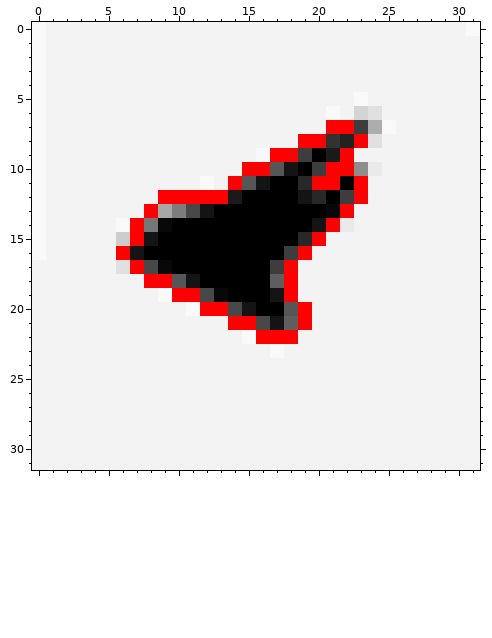
Edited in one commit: pixel-art sprite (Output/dinics.png). The first picture shows the starting point.
The file is 32x32 pixels. Colours within 5 levels of each other are drawn and written as one.
Now the later version:
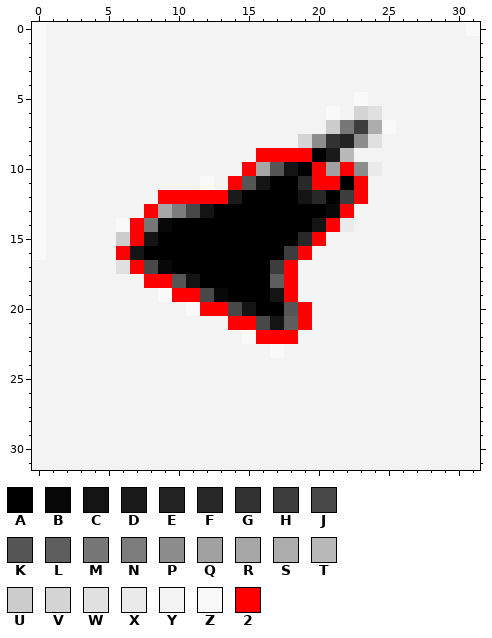
Palette (. is transparent): A #000000  B #080808  C #141414  D #1a1a1a  E #222222  F #282828  G #323232  H #3d3d3d  J #484848  K #565656  L #5e5e5e  M #777777  N #7d7d7d  P #8d8d8d  Q #a1a1a1  R #a7a7a7  S #adadad  T #b9b9b9  U #cccccc  V #d4d4d4  W #e0e0e0  X #eaeaea  Y #f3f3f3  Z #f9f9f9  2 #ff0000
From old to new:
@@ x 14..25 @@
  6 YYYYYYYZYVWY
- 7 YYYYYYY22HSZ
- 8 YYYYY22GE2WY
- 9 YYZ22HAD2YYY
-10 Y22KCAH22PXY
+ 7 YYYYYYYUMHSZ
+ 8 YYYYYVPGEPWY
+ 9 YY2222ADTYYY
+10 Y2RKCA2Q2PXY
 11 2KCAAF22A2YY
Changed places in both pictures, as pixel boxes (x1, y1, x2, y2):
changed: (256, 120, 368, 176)
